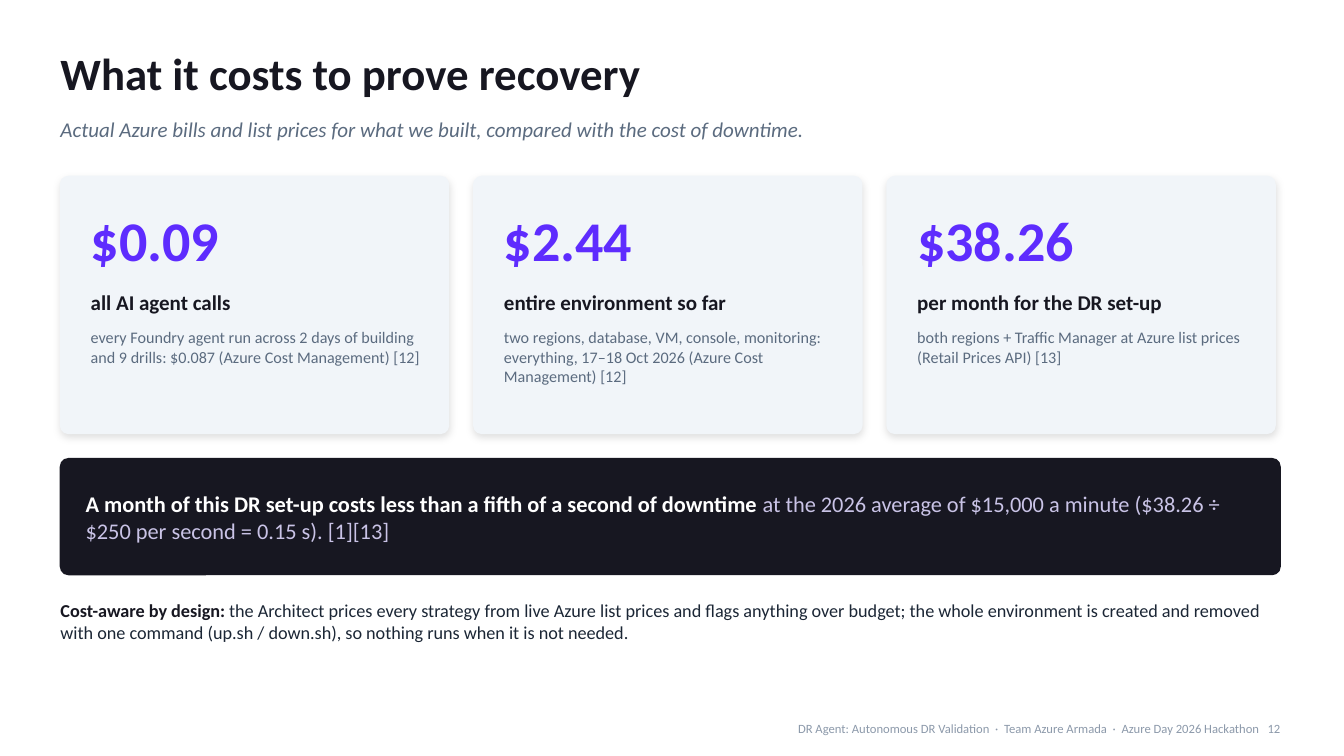
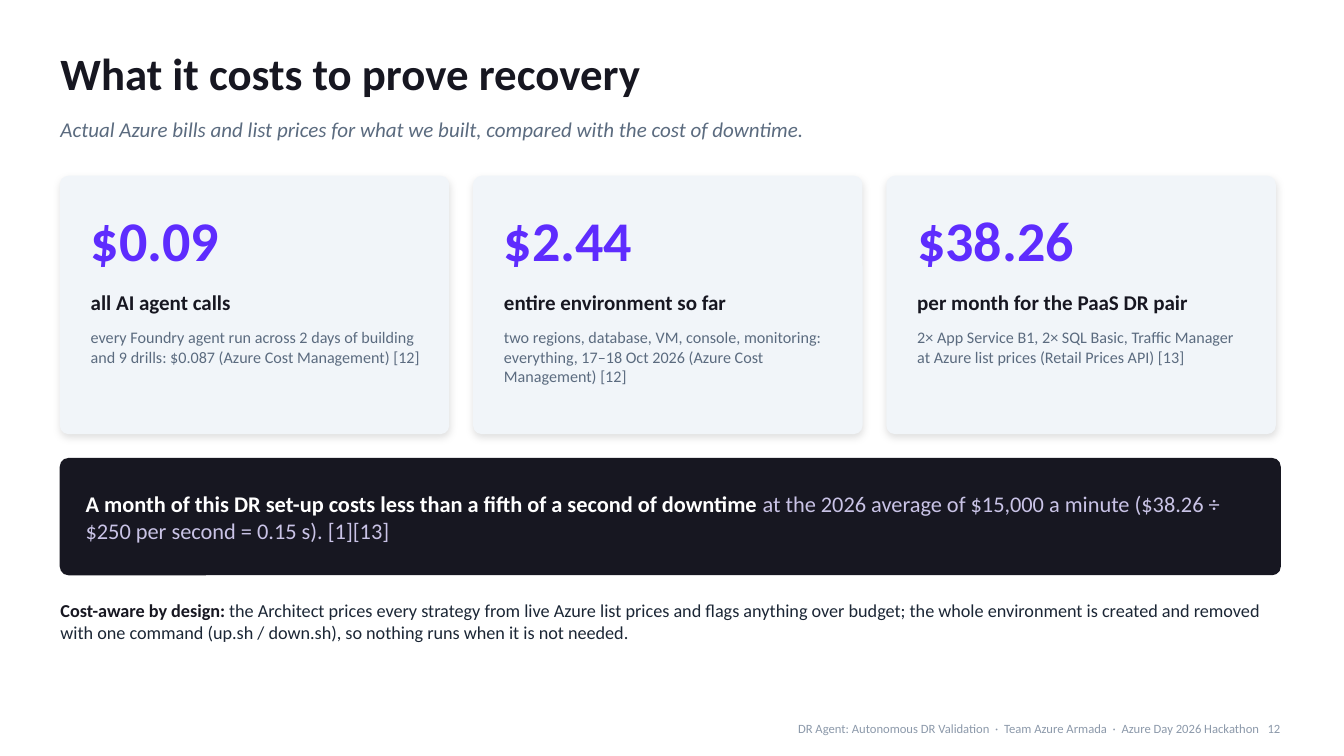
Before and after one commit to kishalr-virtusa/Azure-Armada, a slide deck: slide 12 of docs/deck/DR-Agent-Azure-Day-2026.pptx. Drawn at 1344x756 pixels with LibreOffice and Linux fonts; fonts in the diff are those of the drawing. Boxes give left, top, right and bottom in pixels: in the first picture for what was removed or moved away, otherwise in the second. Text is boxed around its words. In the diff, an @@ line names an element or a change of style, - is before the commit and + after.

```diff
--- a/docs/deck/DR-Agent-Azure-Day-2026.pptx
+++ b/docs/deck/DR-Agent-Azure-Day-2026.pptx
@@ text at [917,295,1187,314]: text changed @@
-per month for the DR set-up
+per month for the PaaS DR pair
@@ text at [917,332,1234,366]: text changed @@
-both regions + Traffic Manager at Azure list prices (Retail Prices API) [13]
+2× App Service B1, 2× SQL Basic, Traffic Manager at Azure list prices (Retail Prices API) [13]
```
Also in this commit, not shown: 9 other slides changed, 5 other files.
